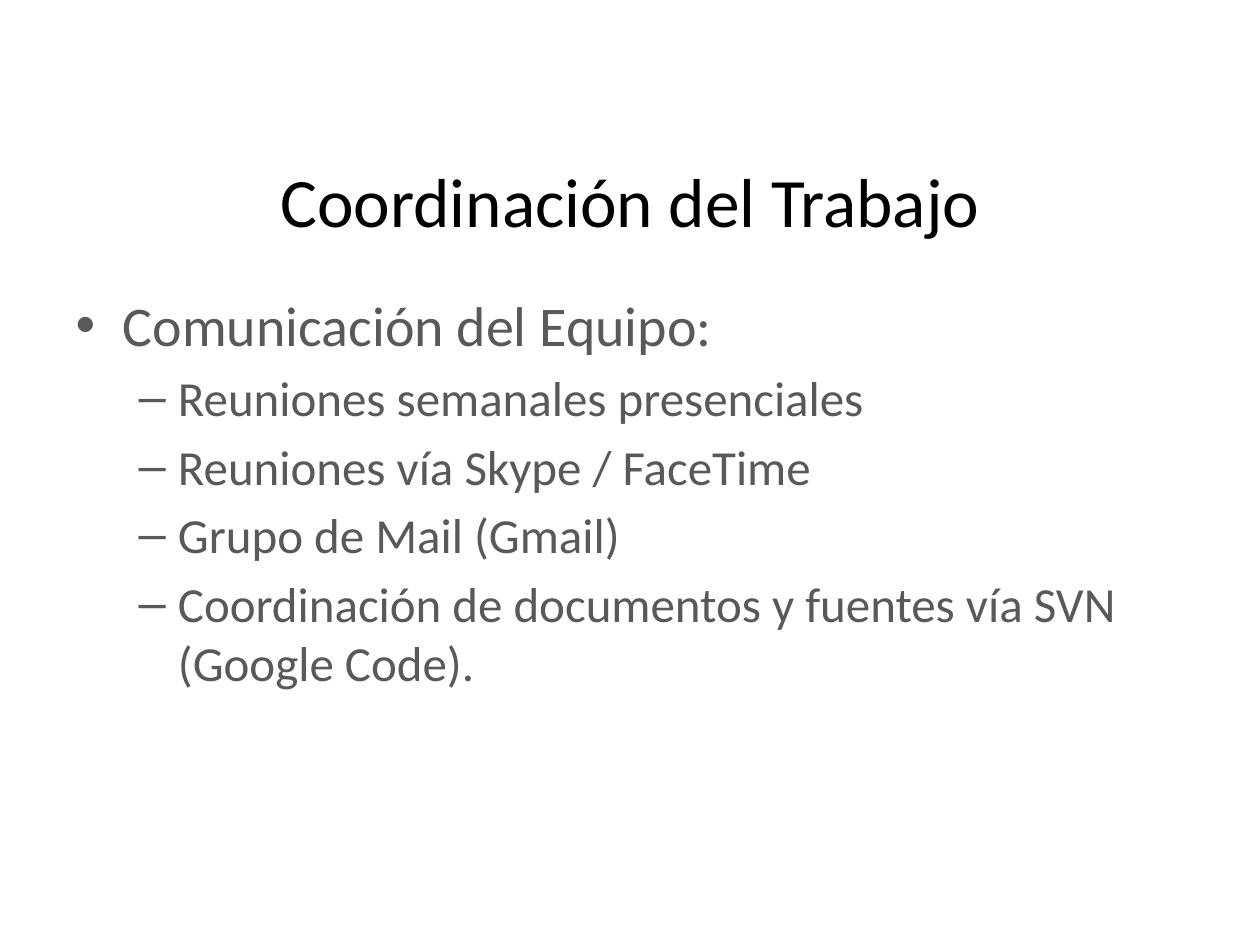
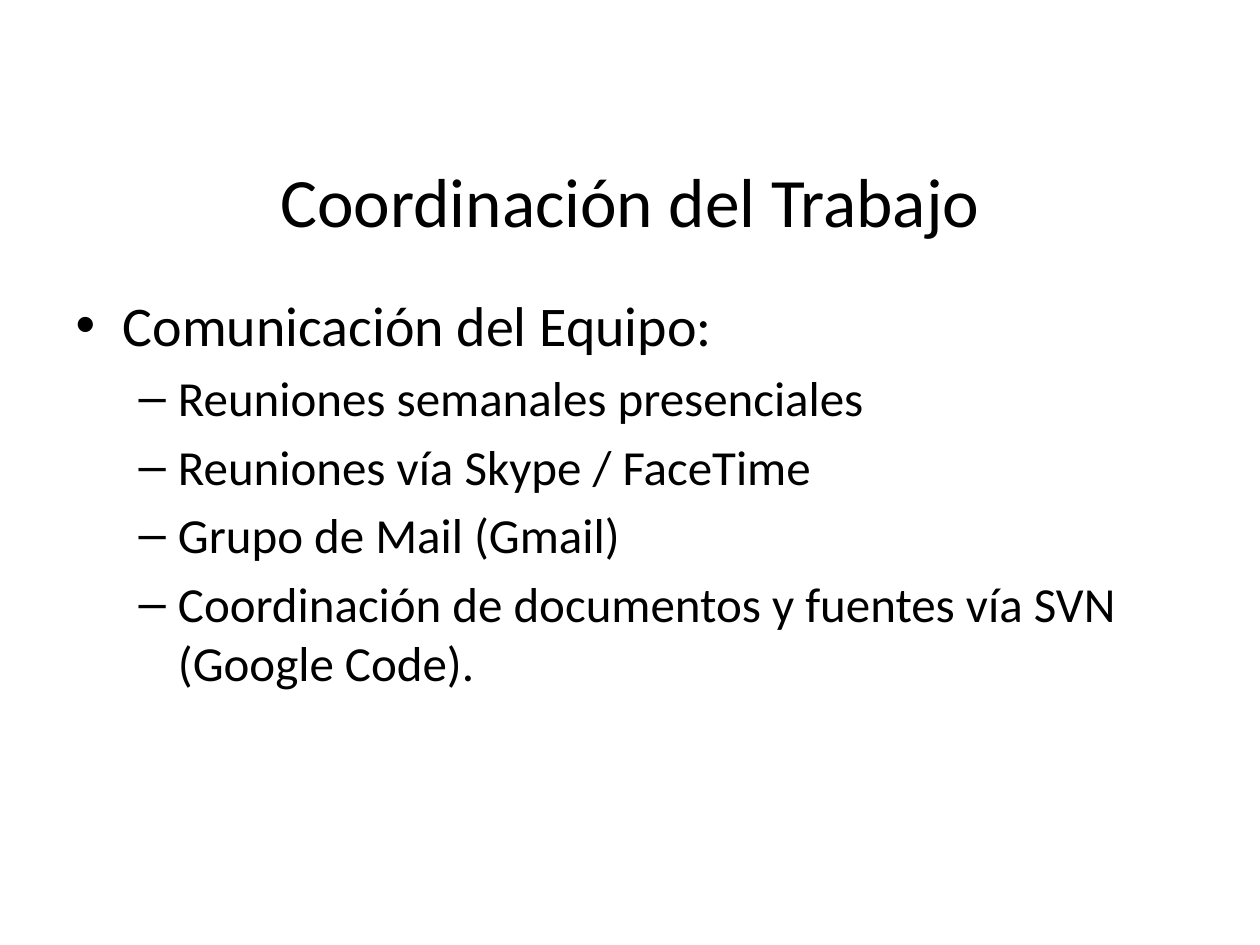
Before and after one commit to pedrohmolina/admin-ong, a slide deck: slide 17 of Documentacion/Presentacion/Presentacion Sirius.pptx (slide 16 before the commit). Drawn at 1260x945 pixels with LibreOffice and Linux fonts; fonts in the diff are those of the drawing; background and template pictures are left out. Boxes give left, top, right and bottom in pixels: in the first picture for what was removed or moved away, otherwise in the second. Text is boxed around its words. In the diff, an @@ line names an element or a change of style, - is before the commit and + after.

```diff
--- a/Documentacion/Presentacion/Presentacion Sirius.pptx
+++ b/Documentacion/Presentacion/Presentacion Sirius.pptx
@@ text "Comunicación del Equipo:" at (x1=123, y1=307, x2=1116, y2=690): text colour #595959 to #000000 @@
```
Also in this commit, not shown: 10 other slides changed, 8 slides added, 7 slides removed.
